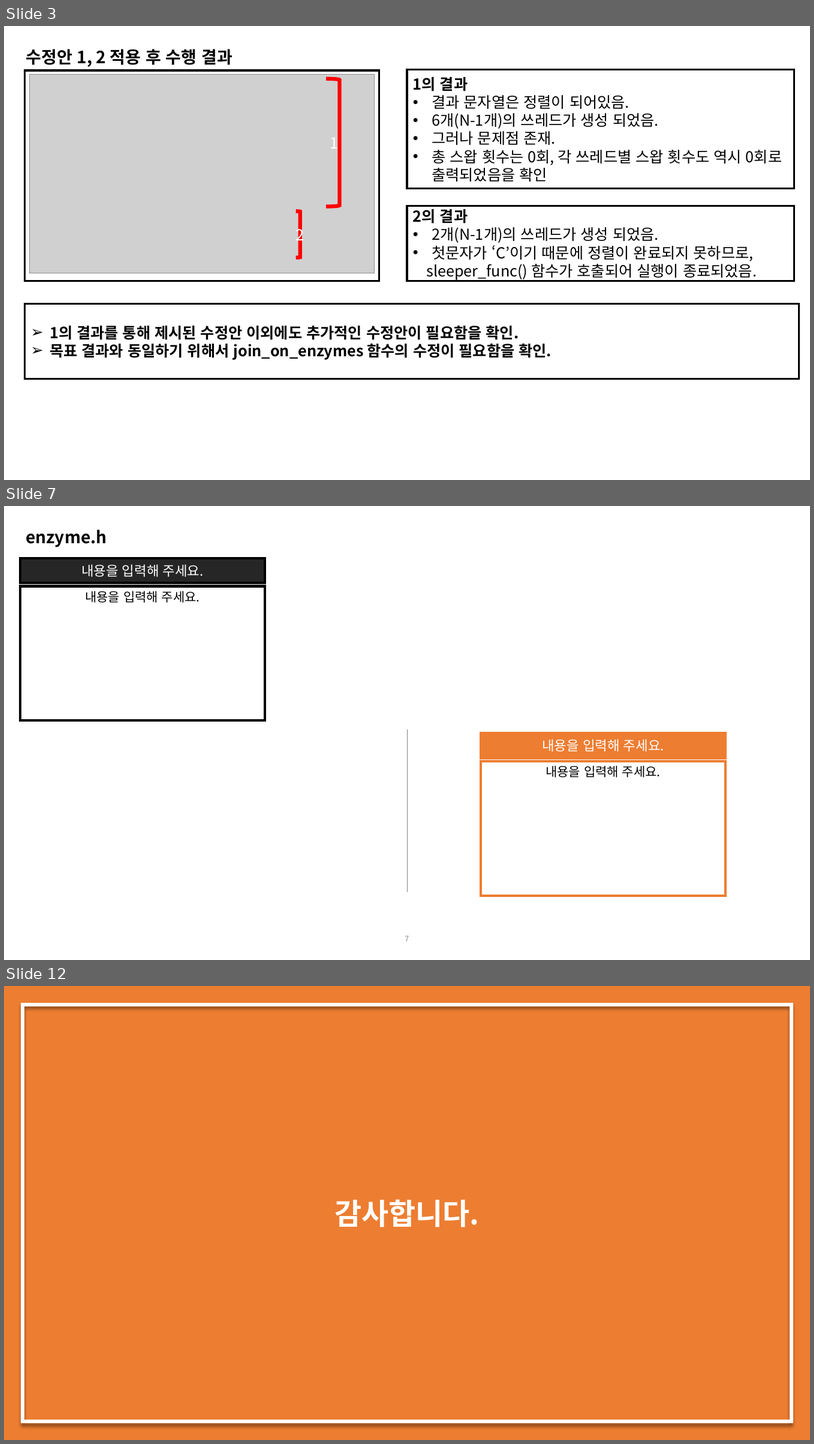
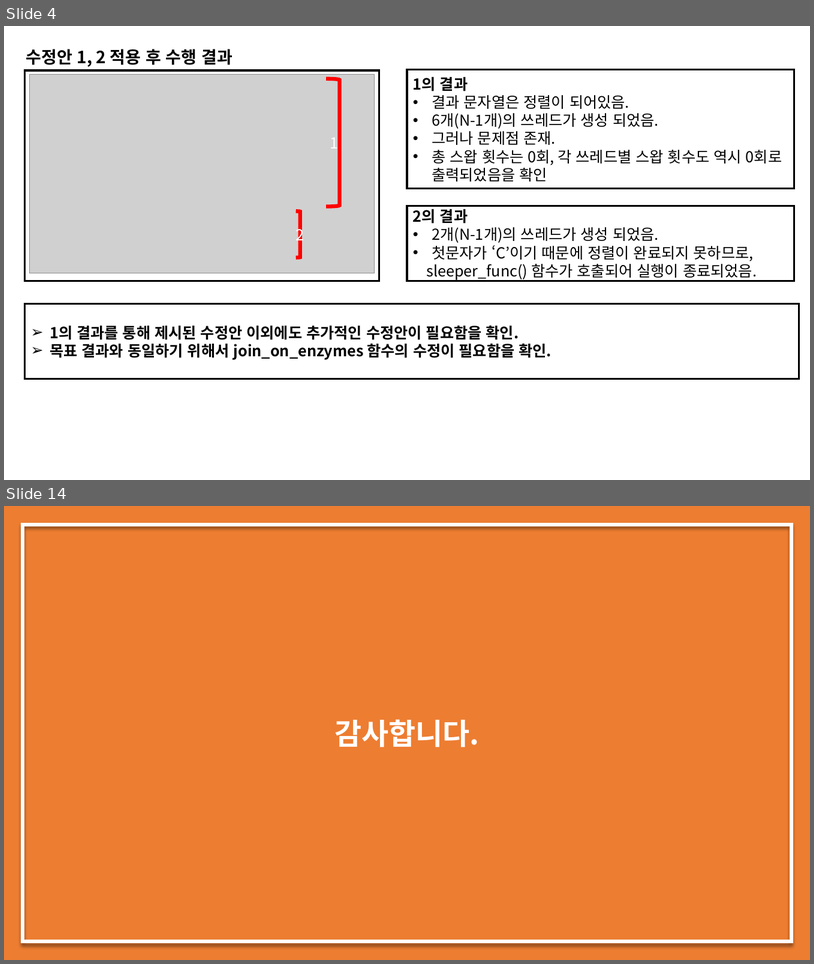
Before and after one commit to dudghks97/OS, a slide deck: 2016305078_최영환_os_report_02.pptx. Shown one above the other, each under a label of ours: slides 3, 7 and 12 before the commit, slides 4 and 14 after it; the slides between them are not shown. The pictures are 814x1444 and 814x964 pixels, drawn with LibreOffice and Linux fonts; fonts in the diff are those of the drawing; grey boxes stand for pictures. Boxes give left, top, right and bottom in pixels: in the first picture for what was removed or moved away, otherwise in the second. Text is boxed around its words. In the diff, an @@ line names an element or a change of style, - is before the commit and + after.

```diff
--- a/2016305078_최영환_os_report_02.pptx
+++ b/2016305078_최영환_os_report_02.pptx
@@ slide 7 removed at [4, 506, 810, 960], background #FFFFFF @@
@@ text removed at [26, 529, 107, 547] @@
-enzyme.h
@@ rectangle removed at [20, 558, 266, 583] @@
-내용을 입력해 주세요.
@@ rectangle removed at [20, 586, 266, 720] @@
-내용을 입력해 주세요.
@@ line removed from (408, 729) to (408, 892) @@
@@ rectangle removed at [481, 733, 726, 757] @@
-내용을 입력해 주세요.
@@ rectangle removed at [481, 760, 726, 895] @@
-내용을 입력해 주세요.
@@ page number removed at [405, 936, 409, 941] @@
-7
@@ what was slide 3 is now slide 4 @@
@@ what was slide 12 is now slide 14 @@
```
Also in this commit, not shown: 3 slides changed, 8 slides added, 5 other slides removed, 3 other files.
